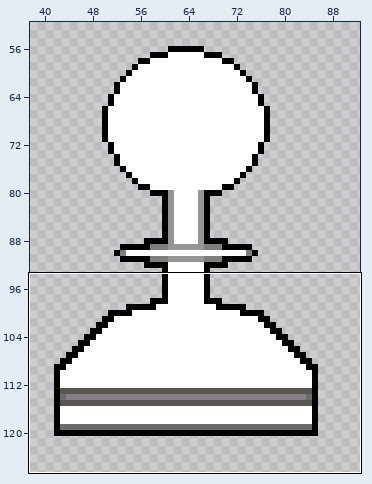
A sprite sheet gets an edit: sprites/pw.png. The first picture is a wide view before the edit; the outline marks the close-up.
Close-up. Earlier state:
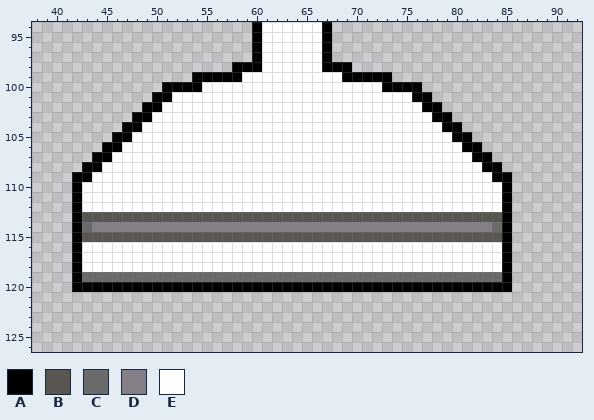
The file is 128x128 pixels. Shown: x 38..92, y 94..126. The wide view leaves out empty margins.
Palette (. is transparent): A #000000  B #595652  C #696a6a  D #847e87  E #ffffff
Pixels before, first column x 42:
 94 ..................AEEEEEEA..................
 95 ..................AEEEEEEA..................
 96 ..................AEEEEEEA..................
 97 ..................AEEEEEEA..................
 98 ................AAAEEEEEEAAA................
 99 ............AAAAAEEEEEEEEEEAAAAA............
100 .........AAAAEEEEEEEEEEEEEEEEEEAAAA.........
101 ........AAEEEEEEEEEEEEEEEEEEEEEEEEAA........
102 .......AAEEEEEEEEEEEEEEEEEEEEEEEEEEAA.......
103 ......AAEEEEEEEEEEEEEEEEEEEEEEEEEEEEAA......
104 .....AAEEEEEEEEEEEEEEEEEEEEEEEEEEEEEEAA.....
105 ....AAEEEEEEEEEEEEEEEEEEEEEEEEEEEEEEEEAA....
106 ...AAEEEEEEEEEEEEEEEEEEEEEEEEEEEEEEEEEEAA...
107 ..AAEEEEEEEEEEEEEEEEEEEEEEEEEEEEEEEEEEEEAA..
108 .AAEEEEEEEEEEEEEEEEEEEEEEEEEEEEEEEEEEEEEEAA.
109 AAEEEEEEEEEEEEEEEEEEEEEEEEEEEEEEEEEEEEEEEEAA
110 AEEEEEEEEEEEEEEEEEEEEEEEEEEEEEEEEEEEEEEEEEEA
111 AEEEEEEEEEEEEEEEEEEEEEEEEEEEEEEEEEEEEEEEEEEA
112 AEEEEEEEEEEEEEEEEEEEEEEEEEEEEEEEEEEEEEEEEEEA
113 ABBBBBBBBBBBBBBBBBBBBBBBBBBBBBBBBBBBBBBBBBBA
114 ACDDDDDDDDDDDDDDDDDDDDDDDDDDDDDDDDDDDDDDDDCA
115 ABBBBBBBBBBBBBBBBBBBBBBBBBBBBBBBBBBBBBBBBBBA
116 AEEEEEEEEEEEEEEEEEEEEEEEEEEEEEEEEEEEEEEEEEEA
117 AEEEEEEEEEEEEEEEEEEEEEEEEEEEEEEEEEEEEEEEEEEA
118 AEEEEEEEEEEEEEEEEEEEEEEEEEEEEEEEEEEEEEEEEEEA
119 ACCCCCCCCCCCCCCCCCCCCCCCCCCCCCCCCCCCCCCCCCCA
120 AAAAAAAAAAAAAAAAAAAAAAAAAAAAAAAAAAAAAAAAAAAA
And afterwards:
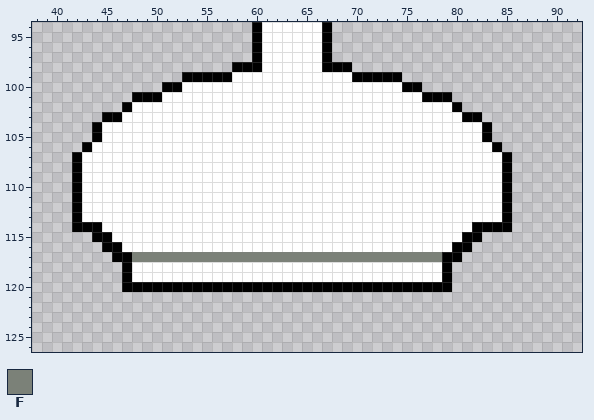
Colours new in this view: F #7b8178
Edits made:
The edit adds colour A in row 99 at x 53 and 74; in row 101 at x 48 to 49 and 78 to 79; in row 102 at x 47 and 80; in row 103 at x 45 to 46 and 81 to 82; in rows 104 to 105 at x 44 and 83; in row 106 at x 43 and 84.
The edit adds colour A in rows 107 to 108 at x 42 and 85.
Colour B gives way to colour A in row 115 at x 44 to 45 and 81 to 82.
Colour C gives way to colour A in row 114 at x 43 and 84; in row 119 at x 47 and 79.
Colour D gives way to colour A in row 114 at x 44 and 82 to 83.
Colour E gives way to colour A in row 116 at x 45 to 46 and 80 to 81; in row 117 at x 46 to 47 and 79 to 80; in row 118 at x 47 and 79.
The edit adds colour E in row 102 at x 48 and 79; in row 103 at x 47 and 80; in row 104 at x 45 to 46 and 81 to 82; in row 105 at x 45 and 82; in row 106 at x 44 and 83; in row 107 at x 43 and 84.
Colour A gives way to colour E in row 99 at x 58 and 69; in row 100 at x 53 to 54 and 73 to 74; in row 101 at x 51 and 76; in row 102 at x 49 to 50 and 77 to 78; in row 103 at x 48 to 49 and 78 to 79; in row 104 at x 47 to 48 and 79 to 80.
Colour A gives way to colour E in row 105 at x 46 to 47 and 80 to 81; in row 106 at x 45 to 46 and 81 to 82; in row 107 at x 44 to 45 and 82 to 83; in row 108 at x 43 to 44 and 83 to 84; in row 109 at x 43 and 84.
Colour B gives way to colour E in row 113 at x 43 to 84; in row 115 at x 46 to 80.
Colour C gives way to colour E in row 119 at x 48 to 78.
Colour D gives way to colour E in row 114 at x 45 to 81.
Colour E gives way to colour F in row 117 at x 48 to 78.
The edit erases colour A in rows 115 to 119 at x 42 and 85; in row 120 at x 42 to 46 and 80 to 85.
The edit erases colour B in row 115 at x 43 and 83 to 84.
The edit erases colour C in row 119 at x 43 to 46 and 80 to 84.
The edit erases colour E in row 116 at x 43 to 44 and 82 to 84; in row 117 at x 43 to 45 and 81 to 84; in row 118 at x 43 to 46 and 80 to 84.
Pixel boxes of the changes (left, top, right, bottom) in both close-ups:
changed: (72, 72, 512, 292)
